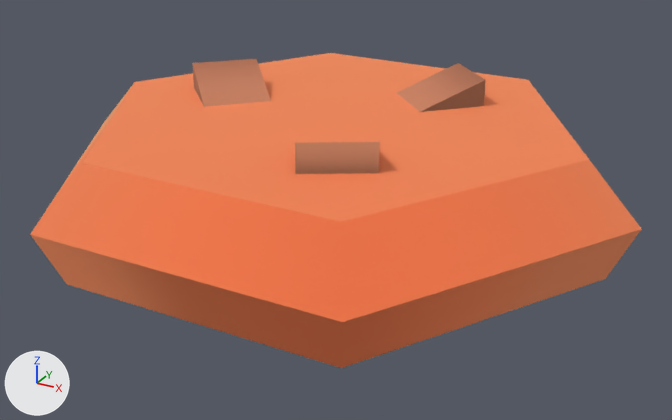
One commit to the glTF model public/assets/models/food/cookie.GLB: the scene before it, then after it.
The view is the same before and after, from a camera (50 mm lens) standing at (0.154, -0.278, 0.143) and looking at (0.004, -0.007, 0.007). Arrows for +X, +Y and +Z are at lower left; the lights stay in place.

In view in the first picture: 'cookie'.
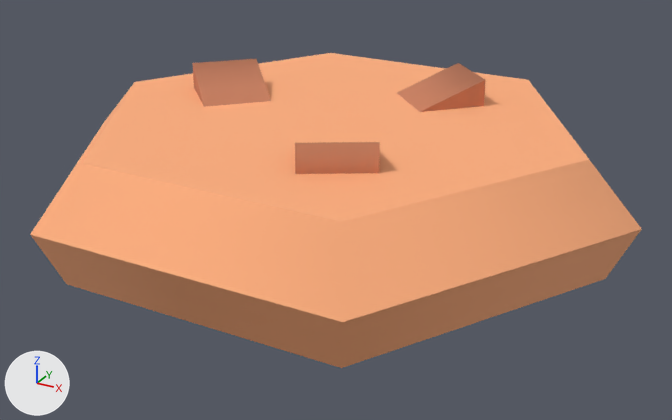
The newer file is also turned or shifted as a whole; pictures and numbers use the older file's frame.

Where the change shows, as pixel boxes (x1, y1, x2, y2) in the pictures (672 x 420 px):
'cookie', recoloured: (30, 53, 642, 368) in both

The edits, one by one:
Material 'brown.151' (mat_brown_151) is new.
Its base color is (1.0, 0.43, 0.21) (orange #ffaf7e).
Its roughness is 1.0.
me_mesh_cookie_002 has 36 vertices, 68 faces and spans x -0.11..0.11, y -0.095..0.095, z 0.0..0.05.
me_mesh_cookie_002 no longer uses material mat_brown_098 (orange #ffaf7e).
me_mesh_cookie_002 now uses material mat_brown_151 (orange #ffaf7e).
